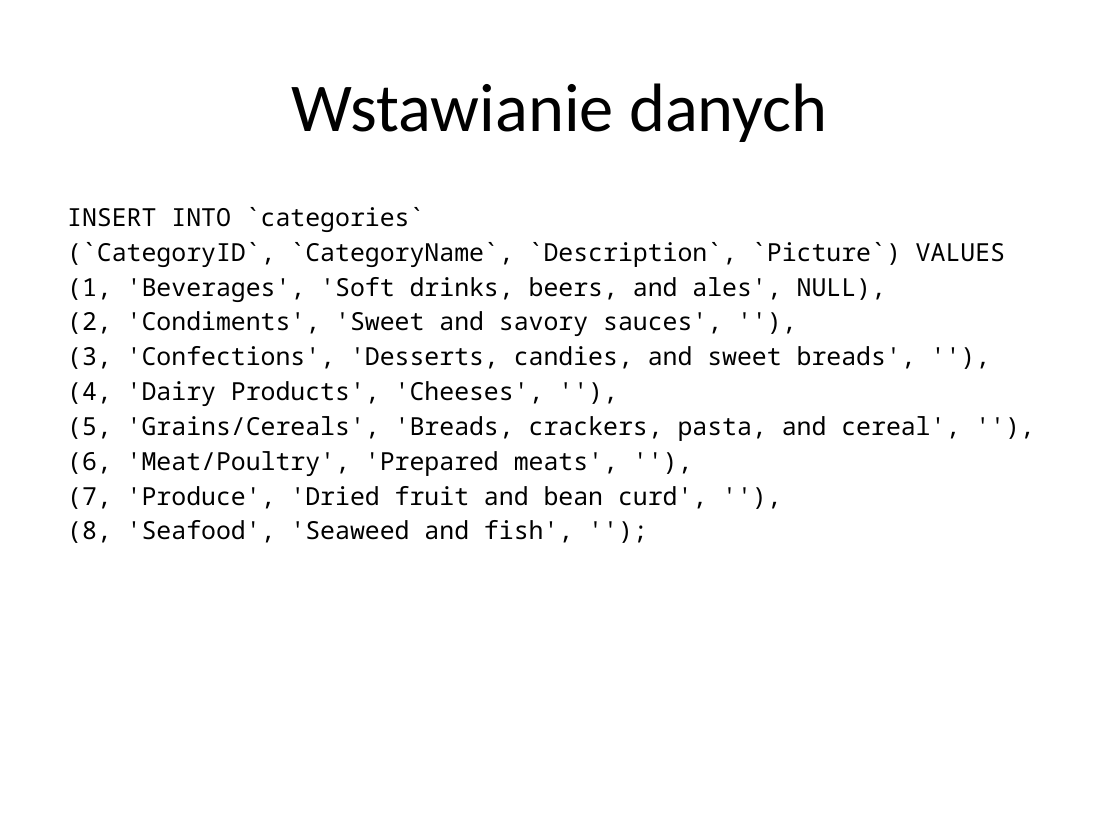
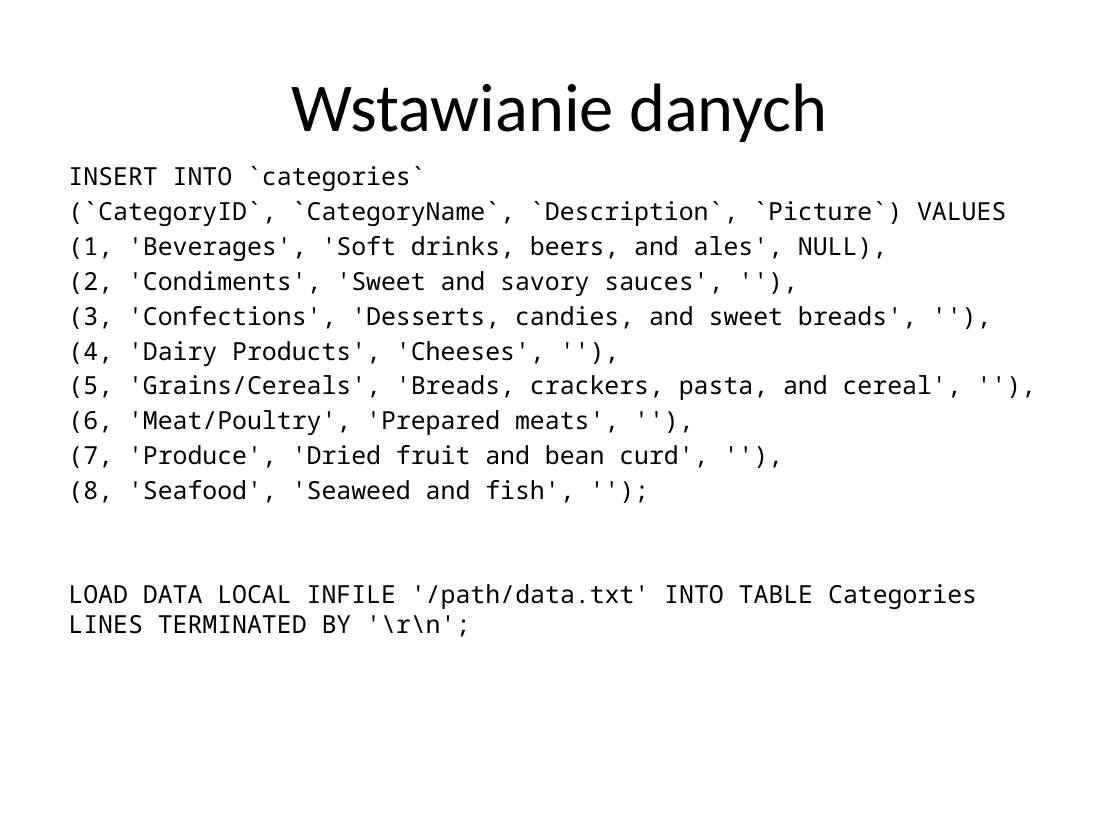
Before and after one commit to alicjasalamon/DB2, a slide deck: slide 16 of MySQL + Hibernate.pptx. Drawn at 1120x840 pixels with LibreOffice and Linux fonts; fonts in the diff are those of the drawing. Boxes give left, top, right and bottom in pixels: in the first picture for what was removed or moved away, otherwise in the second. Text is boxed around its words. In the diff, an @@ line names an element or a change of style, - is before the commit and + after.

```diff
--- a/MySQL + Hibernate.pptx
+++ b/MySQL + Hibernate.pptx
@@ text "INSERT INTO `categories`": place and size @@
-text "INSERT INTO `categories`" at [67, 207, 1005, 543]
+text "INSERT INTO `categories`" at [68, 166, 1006, 637]
@@ text at [68, 584, 977, 637]: paragraph added @@
+LOAD DATA LOCAL INFILE '/path/data.txt' INTO TABLE Categories LINES TERMINATED BY '\r\n';
```
Also in this commit, not shown: 2 other slides changed, 5 slides added, 1 slide removed, 3 other files.
